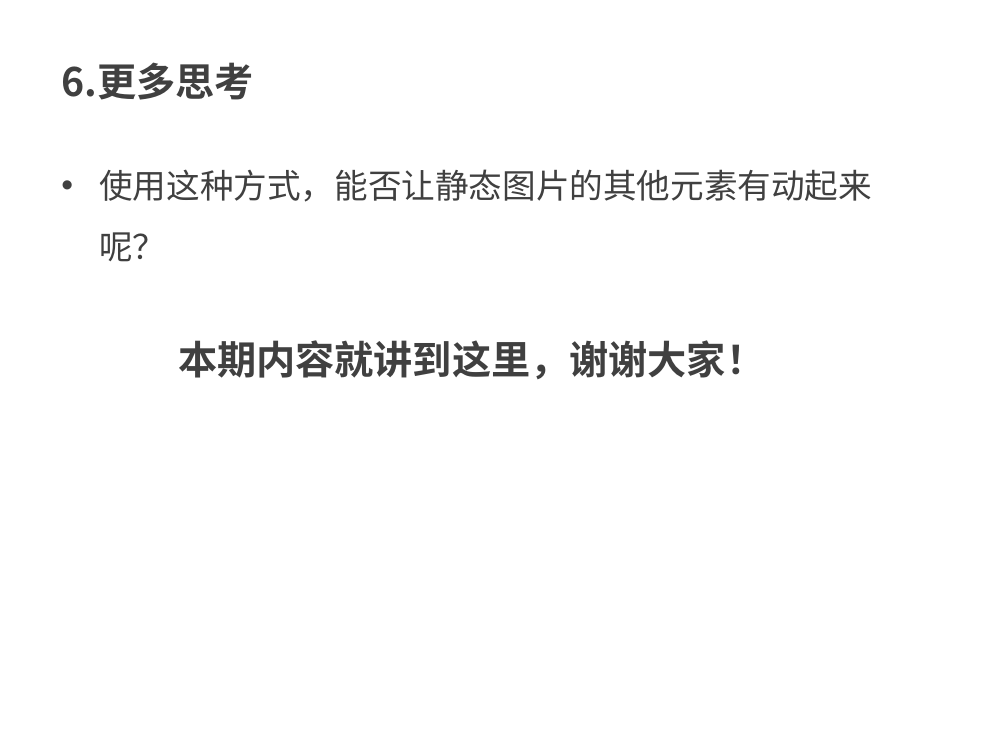
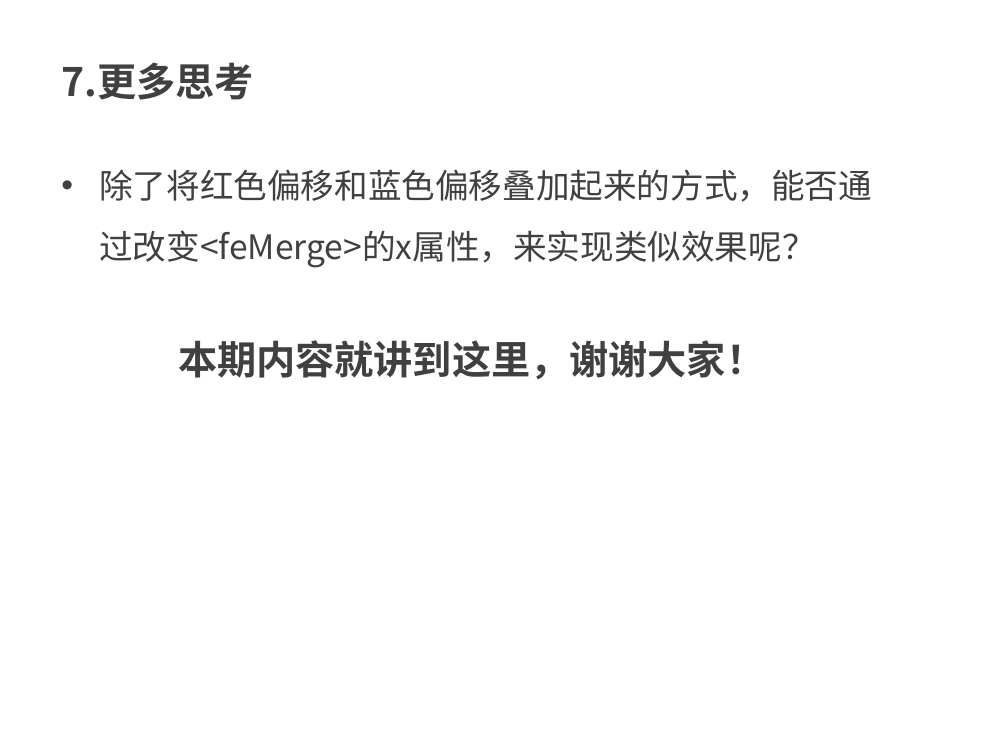
Before and after one commit to kong66/webAni, a slide deck: slide 14 of 17-svg-filter-text-screen/17.pptx (slide 7 before the commit). Drawn at 1008x756 pixels with LibreOffice and Linux fonts; fonts in the diff are those of the drawing. Boxes give left, top, right and bottom in pixels: in the first picture for what was removed or moved away, otherwise in the second. Text is boxed around its words. In the diff, an @@ line names an element or a change of style, - is before the commit and + after.

```diff
--- a/17-svg-filter-text-screen/17.pptx
+++ b/17-svg-filter-text-screen/17.pptx
@@ text at [61,62,253,100]: text changed @@
-6.更多思考
+7.更多思考
@@ text at [99,169,872,268]: text changed @@
-• 使用这种方式，能否让静态图片的其他元素有动起来呢？
+• 除了将红色偏移和蓝色偏移叠加起来的方式，能否通过改变<feMerge>的x属性，来实现类似效果呢？
```
Also in this commit, not shown: 2 other slides changed, 9 slides added, 2 slides removed, 1 other file.
